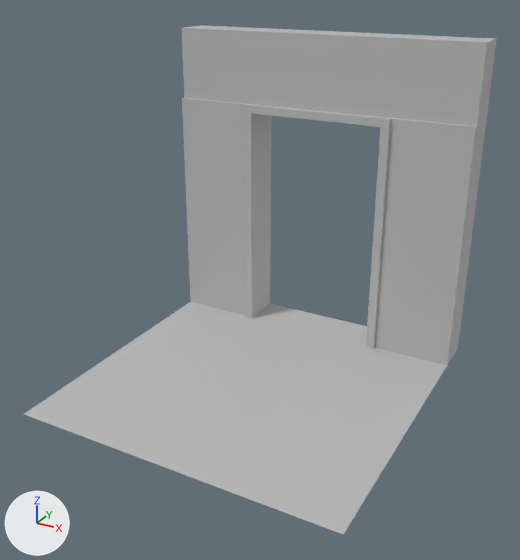
An edit to the FBX model Assets/3D/slimdoor.fbx, drawn before and after from the same camera.
Both versions are drawn from a 50 mm lens placed at (5.9, -3.42, 2.39), pointed at (4.07, -0.1, 0.73). The lights are fixed; the arrows at lower left show +X, +Y and +Z. Where no turn or scale is listed for an object, it has been applied to the vertices.

Names of what the first picture shows: 'slimdoor_MESH'.
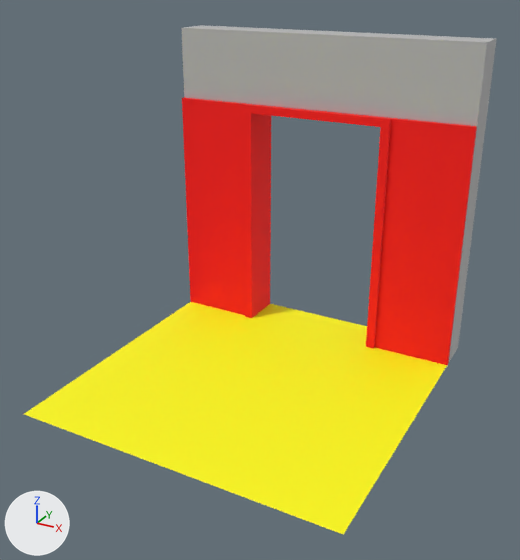
Pixel boxes [x1, y1, x2, y2] of what changed, in the pictures (520 x 560 px):
```json
{"part": 1, "of": "me_mesh", "change": "recoloured", "before": [24, 302, 447, 534], "after": [24, 302, 447, 534], "on screen": "grey to yellow"}
{"part": 2, "of": "me_mesh", "change": "recoloured", "before": [182, 106, 271, 318], "after": [182, 106, 271, 318], "on screen": "grey to red"}
{"part": 3, "of": "me_mesh", "change": "recoloured", "before": [182, 97, 254, 113], "after": [182, 97, 254, 113], "on screen": "grey to red"}
{"part": 4, "of": "me_mesh", "change": "recoloured", "before": [366, 127, 476, 365], "after": [366, 127, 476, 365], "on screen": "grey to red"}
{"part": 5, "of": "me_mesh", "change": "recoloured", "before": [381, 117, 477, 136], "after": [381, 117, 477, 136], "on screen": "grey to red"}
{"part": 6, "of": "me_mesh", "change": "recoloured", "before": [251, 104, 383, 127], "after": [251, 104, 383, 127], "on screen": "grey to red"}
```

Edits to the scene script, one JSON object a line:
```json
{"op": "add", "block": "mat_door1", "code": ["mat_door1 = principled_material('door1')", "mat_door1.base_color = (1.0, 0.0, 0.0)  # red #ff0000", "mat_door1.roughness = 0.749"]}
{"op": "add", "block": "mat_floor", "code": ["mat_floor = principled_material('floor')", "mat_floor.base_color = (1.0, 0.981, 0.0)  # yellow #fffd00", "mat_floor.roughness = 0.749"]}
{"block": "me_mesh", "where": "me_mesh.from_pydata(...)  # 78 vertices, 65 faces; spans x 0.0..2.0, y 0.0..2.0, z 0.0..2.0"}
{"block": "me_mesh", "where": "# used by ob_slimdoor_mesh; location = (3.0, -1.0, 0.0)"}
{"block": "me_mesh", "change": "me_mesh part 1: the 1 face centred in x 1.0, y 1.0, z 0.0 switches from mat_lambert1 (grey #bcbcbc) to mat_floor (yellow #fffd00)"}
{"block": "me_mesh", "change": "me_mesh part 2: 7 of the faces centred in x 0.0..0.55, y 1.71..1.88, z 0.75 switch from mat_lambert1 (grey #bcbcbc) to mat_door1 (red #ff0000)"}
{"block": "me_mesh", "change": "me_mesh part 3: 7 of the faces centred in x 0.0..0.53, y 1.71..1.75, z 1.52..1.55 switch from mat_lambert1 (grey #bcbcbc) to mat_door1 (red #ff0000)"}
{"block": "me_mesh", "change": "me_mesh part 4: 7 of the faces centred in x 1.45..2.0, y 1.71..1.88, z 0.75 switch from mat_lambert1 (grey #bcbcbc) to mat_door1 (red #ff0000)"}
{"block": "me_mesh", "change": "me_mesh part 5: 7 of the faces centred in x 1.47..2.0, y 1.71..1.75, z 1.52..1.55 switch from mat_lambert1 (grey #bcbcbc) to mat_door1 (red #ff0000)"}
{"block": "me_mesh", "change": "me_mesh part 6: 6 of the faces centred in x 1.0, y 1.71..1.88, z 1.49..1.55 switch from mat_lambert1 (grey #bcbcbc) to mat_door1 (red #ff0000)"}
{"op": "add", "block": "me_mesh", "code": "me_mesh.materials.append(mat_floor)  # yellow #fffd00"}
```
